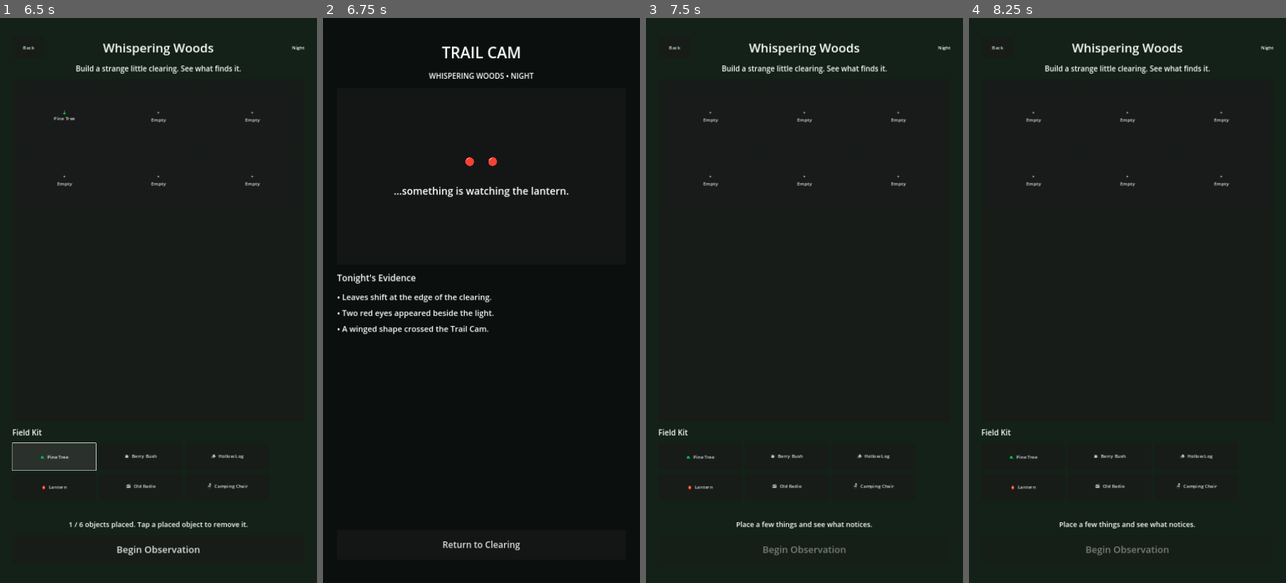
Above: before the commit, frames 1-4 (left to right).
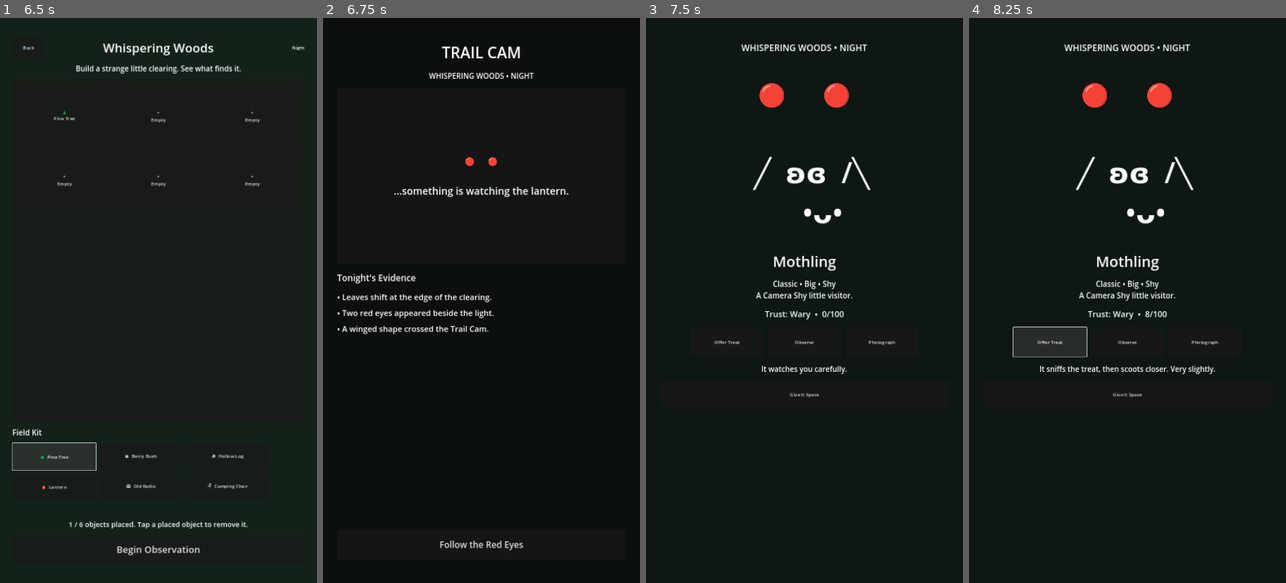
Above: after the commit, the same moments.

Repository: rabine707/cryptid-camp
Game: Godot game, scene res://scenes/main/main.tscn
Same seed, same stepped clock (60 frames per second), same inputs: the game is played once before the commit and once after it.
Inputs (mouse positions are in pixels of both pictures, inside the frame that each line leads up to):
- Up to frame 1 (6.5 s): click "Whispering Woods" at 0.5 s; click "+ Empty" at 1.25 s; click "+ Empty" at 2 s; click "+ Empty" at 2.75 s; click "+ Empty" at 3.5 s; click "+ Empty" at 4.25 s; click "+ Empty" at 5 s; click "🌲 Pine Tree" at 5.75 s
- Up to frame 2 (6.75 s): click "Begin Observation" at 6.5 s
- Up to frame 3 (7.5 s): click "Return to Clearing" (after the commit: "Follow the Red Eyes") at 7.25 s
- Up to frame 4 (8.25 s): click (1051, 340) at 8 s, where only the run after the commit has a clickable "Offer Treat"

Frame 1 is identical in both runs. In frame 2, 0.2% of the frame differs, in the area x 36-64%, y 92-95%; in frame 3, 4.1%; in frame 4, 4.4%, in the area x 4-97%, y 4-96%.

Commit message:
Turn Mothling evidence into encounter

Diff:
--- a/scripts/trail_cam/trail_cam.gd
+++ b/scripts/trail_cam/trail_cam.gd
@@ -2,17 +2,30 @@
 
 @onready var preview: Label = $Margin/VBox/Preview/PreviewText
 @onready var events_box: VBoxContainer = $Margin/VBox/Events
+@onready var return_button: Button = $Margin/VBox/Return
+
+var encounter_unlocked := false
 
 func _ready() -> void:
-	$Margin/VBox/Return.pressed.connect(_return_to_clearing)
+	return_button.pressed.connect(_primary_action)
+	_process_evidence()
 	_render_events()
+
+func _process_evidence() -> void:
+	for event in TrailCamSession.events:
+		if event.get("type") == "evidence":
+			var species := str(event.get("cryptid", ""))
+			var evidence_id := str(event.get("evidence", ""))
+			var count := GameState.add_evidence(species, evidence_id)
+			if species == "mothling" and count >= 1:
+				GameState.discover_species("mothling")
+				encounter_unlocked = true
 
 func _render_events() -> void:
 	var events := TrailCamSession.events
 	if events.is_empty():
 		preview.text = "No footage recovered."
 		return
-
 	var visitor := TrailCamSession.visitor_id
 	if visitor == "mothling":
 		preview.text = "🔴     🔴\n\n...something is watching the lantern."
@@ -22,13 +35,19 @@
 		preview.text = "🌙\n\n      〰  〰\n\nA pale shape crossed the clearing."
 	else:
 		preview.text = "🌲   📷   🌲\n\nMotion detected. Subject unknown."
-
 	for event in events:
 		var card := Label.new()
 		card.text = "• " + str(event.get("text", "Unknown event"))
 		card.autowrap_mode = TextServer.AUTOWRAP_WORD_SMART
 		card.add_theme_font_size_override("font_size", 27)
 		events_box.add_child(card)
+	if encounter_unlocked:
+		return_button.text = "Follow the Red Eyes"
+	else:
+		return_button.text = "Return to Clearing"
 
-func _return_to_clearing() -> void:
-	get_tree().change_scene_to_file("res://scenes/lure_sites/whispering_woods.tscn")
+func _primary_action() -> void:
+	if encounter_unlocked:
+		get_tree().change_scene_to_file("res://scenes/encounters/mothling_encounter.tscn")
+	else:
+		get_tree().change_scene_to_file("res://scenes/lure_sites/whispering_woods.tscn")
